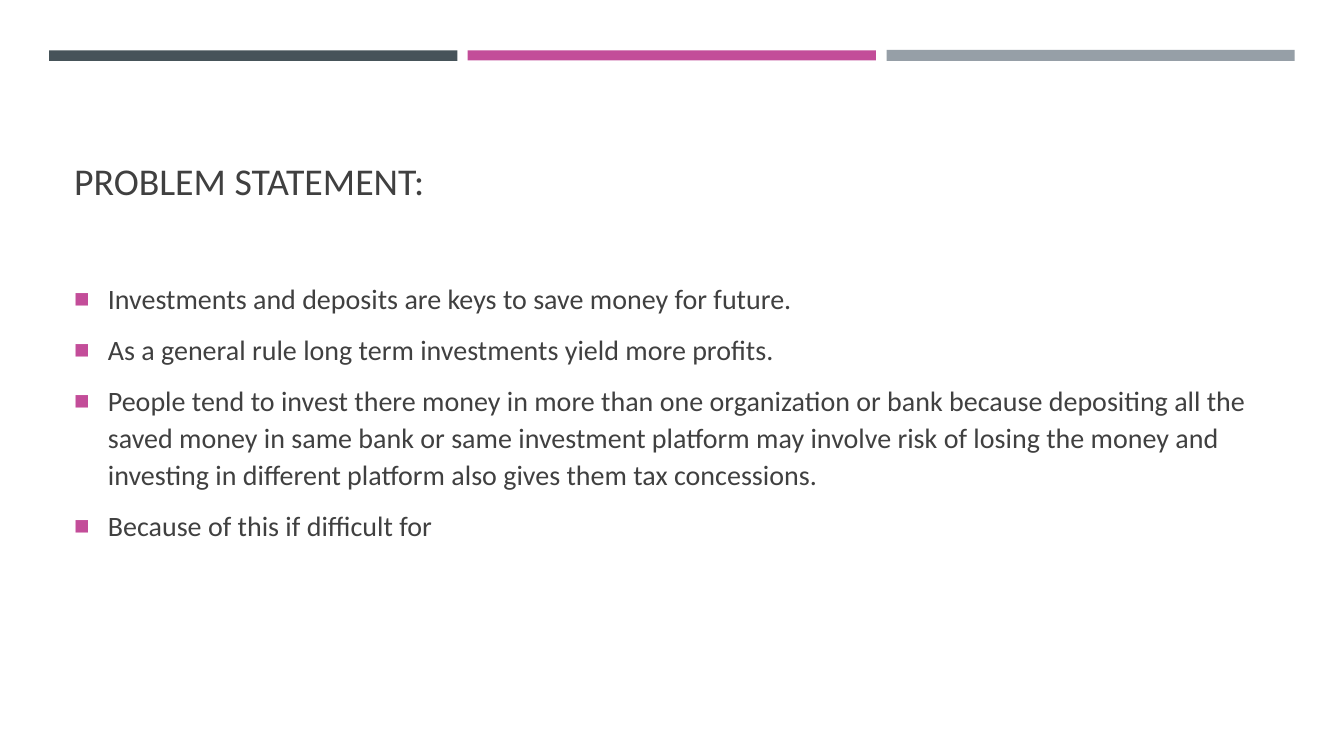
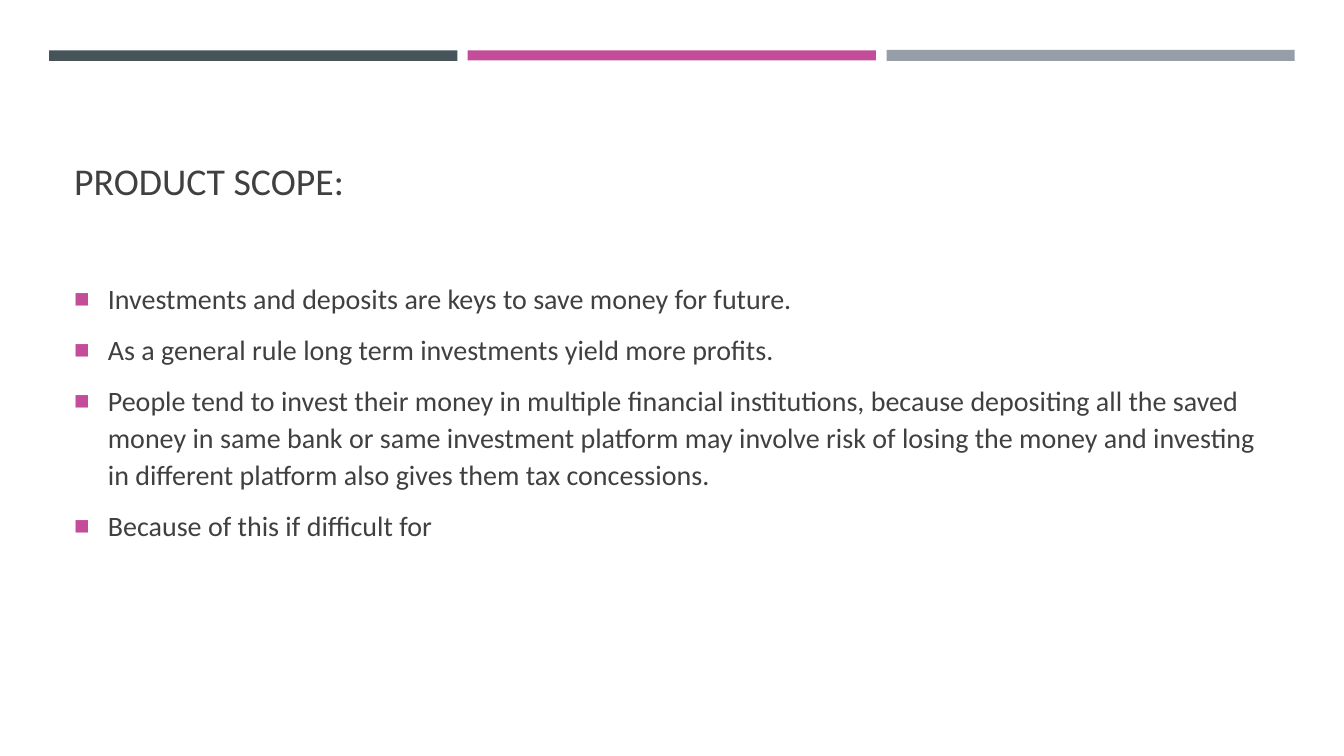
Before and after one commit to ssathyanaray2/Payment_Tracker, a slide deck: slide 2 of pt_ppt.pptx. Drawn at 1344x756 pixels with LibreOffice and Linux fonts; fonts in the diff are those of the drawing. Boxes give left, top, right and bottom in pixels: in the first picture for what was removed or moved away, otherwise in the second. Text is boxed around its words. In the diff, an @@ line names an element or a change of style, - is before the commit and + after.

```diff
--- a/pt_ppt.pptx
+++ b/pt_ppt.pptx
@@ title at bbox=[74, 170, 344, 196]: text changed @@
-PROBLEM STATEMENT:
+PRODUCT SCOPE:
@@ text at bbox=[108, 391, 1254, 490]: text changed @@
-■ People tend to invest there money in more than one organization or bank because depositing all the saved money in same bank or same investment platform may involve risk of losing the money and investing in different platform also gives them tax concessions.
+■ People tend to invest their money in multiple financial institutions, because depositing all the saved money in same bank or same investment platform may involve risk of losing the money and investing in different platform also gives them tax concessions.
```
Also in this commit, not shown: 1 other slide changed.
